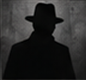
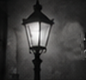
Revision of a layered w=86, h=80 image; what changed, layer by layer:
showed "Layer 6" over [0, 0, 86, 80]
showed "Layer 5" over [0, 0, 86, 80]
showed "Layer 4" over [0, 0, 86, 80]
showed "Layer 3" over [0, 0, 86, 80]
showed "Layer 2" over [0, 0, 86, 80]
